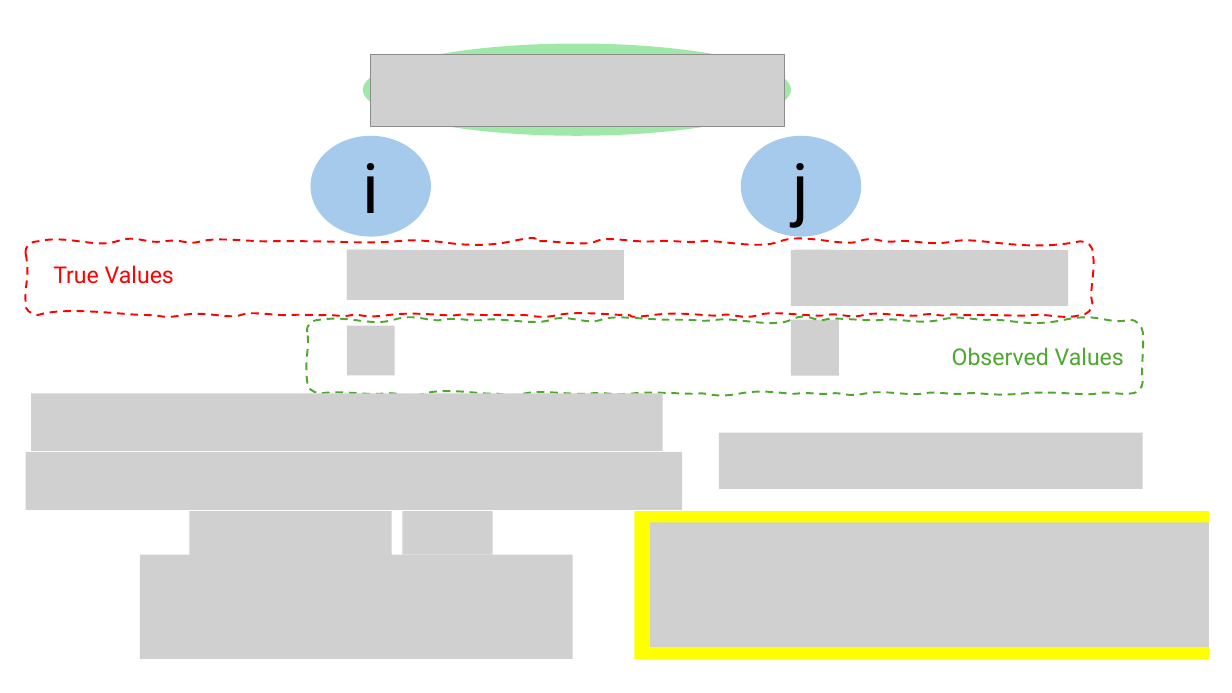
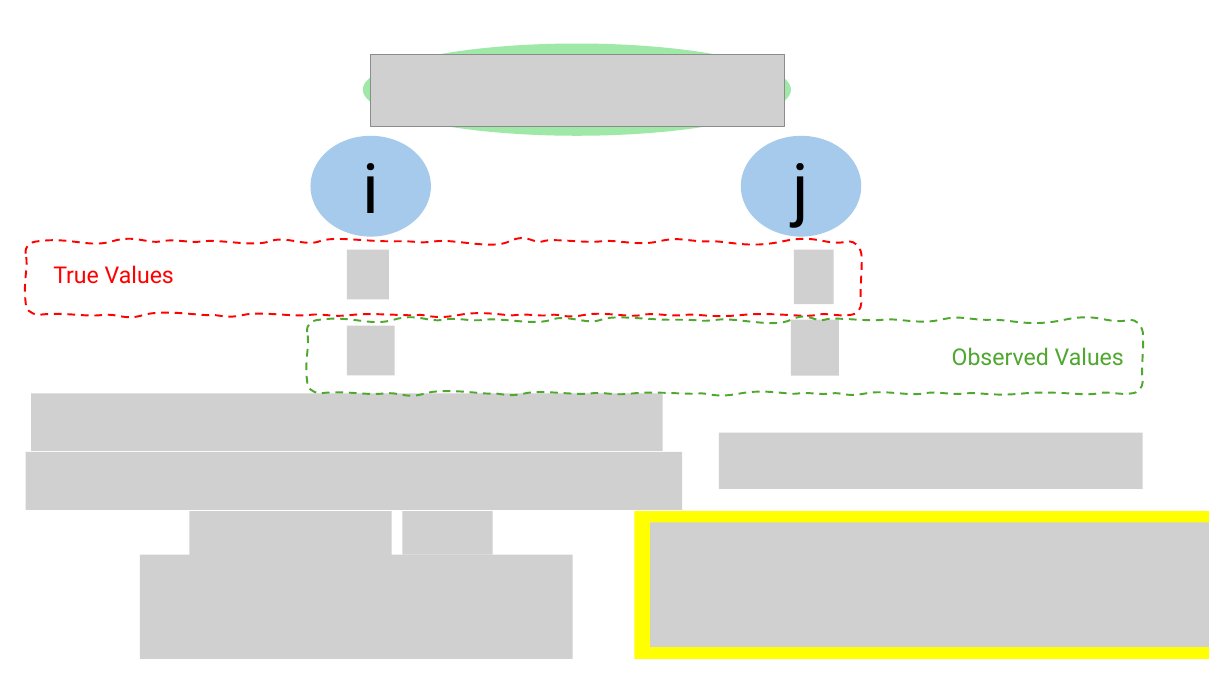
Before and after one commit to HaseebLUMS/Onyx-Presentation, a slide deck: slide 22 of tommy_hotnets_v2.pptx (slide 21 before the commit). Drawn at 1232x693 pixels with LibreOffice and Linux fonts; fonts in the diff are those of the drawing; grey boxes stand for pictures. Boxes give left, top, right and bottom in pixels: in the first picture for what was removed or moved away, otherwise in the second. Text is boxed around its words. In the diff, an @@ line names an element or a change of style, - is before the commit and + after.

```diff
--- a/tommy_hotnets_v2.pptx
+++ b/tommy_hotnets_v2.pptx
@@ freeform shape: place and size @@
-freeform shape at [26,241,1092,315]
+freeform shape at [26,241,861,315]
@@ picture removed at [347,250,624,300] @@
@@ picture removed at [791,250,1068,307] @@
```
Also in this commit, not shown: 2 other slides changed, 1 slide added.
